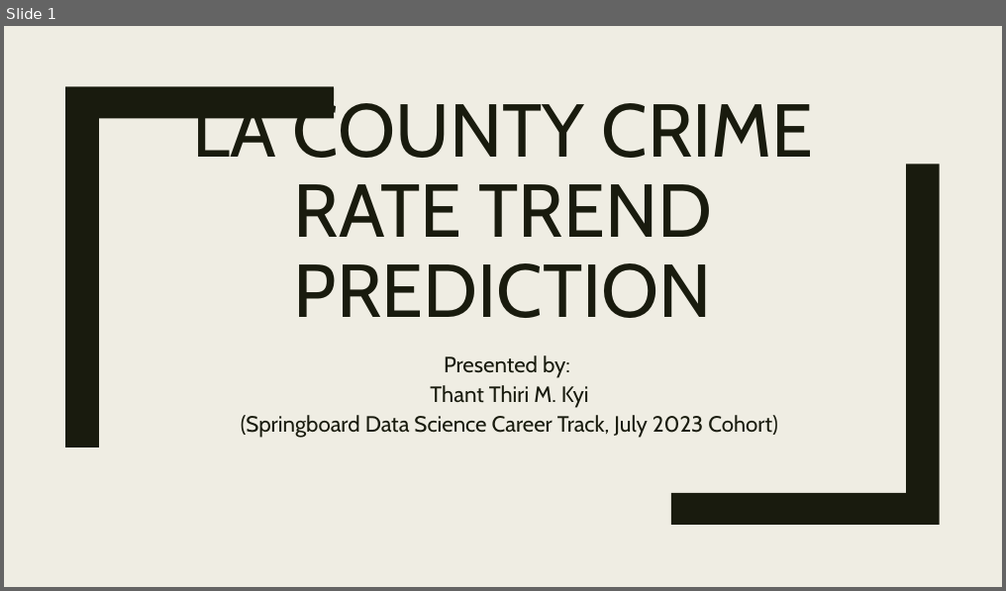
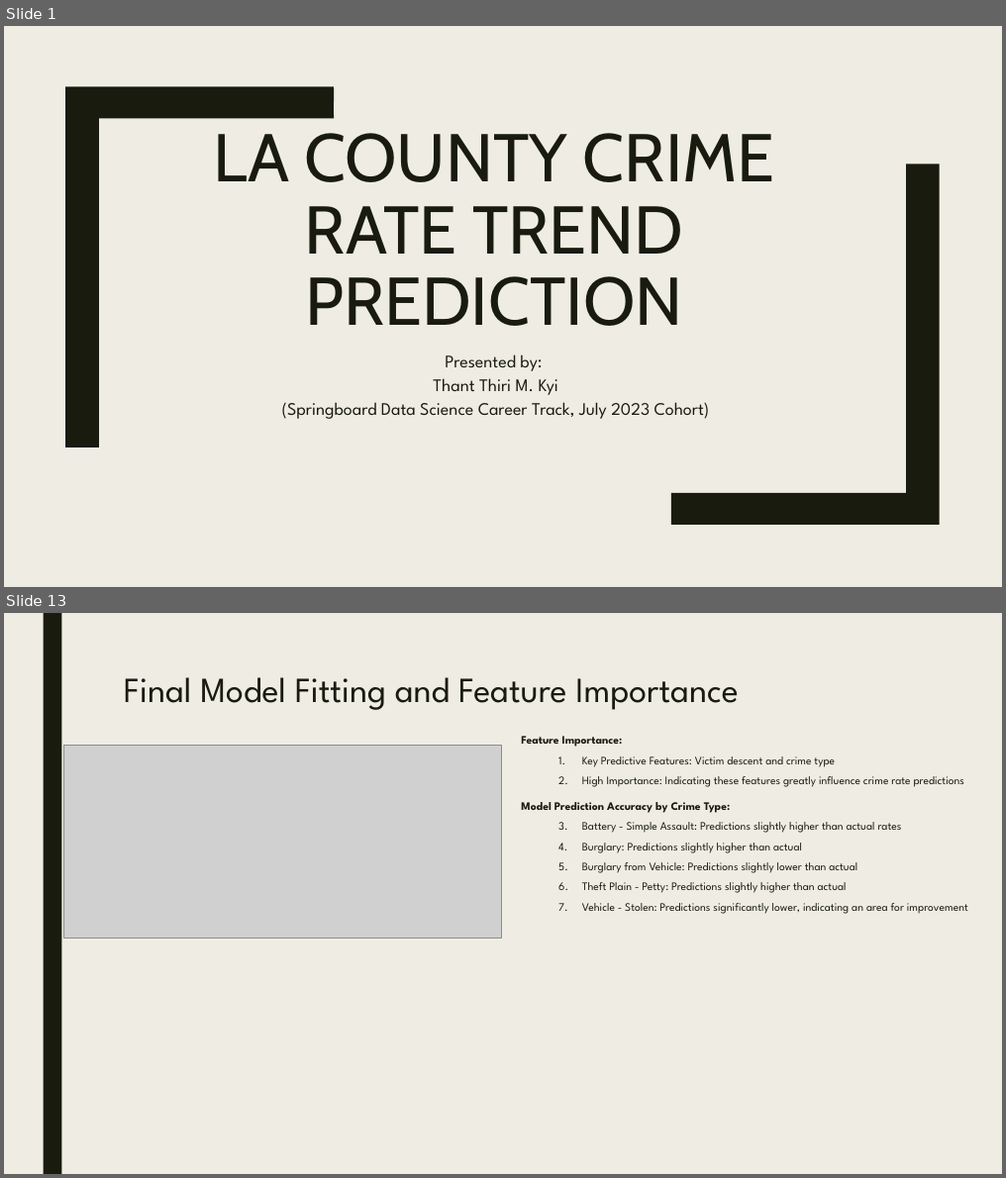
Before and after one commit to thikyi/DataScienceCapstoneTwo, a slide deck: reports/ProjectPresentation_v1.0.pptx. Shown one above the other, each under a label of ours: slide 1 before the commit, slides 1 and 13 after it; the slides between them are not shown. The pictures are 1006x591 and 1006x1178 pixels, drawn with LibreOffice and Linux fonts; fonts in the diff are those of the drawing; grey boxes stand for pictures. Boxes give left, top, right and bottom in pixels: in the first picture for what was removed or moved away, otherwise in the second. Text is boxed around its words. In the diff, an @@ line names an element or a change of style, - is before the commit and + after.

```diff
--- a/reports/ProjectPresentation_v1.0.pptx
+++ b/reports/ProjectPresentation_v1.0.pptx
@@ slide 13 added at <box>4,613,1002,1174</box>, background #EFEDE3 @@
@@ rectangle added at <box>43,613,61,1174</box>, fill #191B0E @@
@@ title added at <box>124,677,738,710</box>, 34 pt, text #191B0E @@
+Final Model Fitting and Feature Importance
@@ picture added at <box>63,745,502,939</box> @@
@@ text added at <box>521,736,968,914</box>, 11 pt, text #191B0E @@
+Feature Importance:
+  1. Key Predictive Features: Victim descent and crime type
+  2. High Importance: Indicating these features greatly influence crime rate predictions
+Model Prediction Accuracy by Crime Type:
+  1. Battery - Simple Assault: Predictions slightly higher than actual rates
+  2. Burglary: Predictions slightly higher than actual
+  3. Burglary from Vehicle: Predictions slightly lower than actual
+  4. Theft Plain - Petty: Predictions slightly higher than actual
+  5. Vehicle - Stolen: Predictions significantly lower, indicating an area for improvement
@@ slide 1 changed as well @@
@@ title "LA COUNTY CRIME RATE TREND ...": place and size @@
-title "LA COUNTY CRIME RATE TREND ..." at <box>192,94,814,318</box>
+title "LA COUNTY CRIME RATE TREND ..." at <box>214,133,774,326</box>
@@ title "LA COUNTY CRIME RATE TREND ..." at <box>214,133,774,326</box>: size 72 to 65 pt @@
@@ subtitle "Presented by:": place and size @@
-subtitle "Presented by:" at <box>241,356,778,438</box>
+subtitle "Presented by:" at <box>282,355,710,419</box>
@@ subtitle "Presented by:" at <box>282,355,710,419</box>: size 21.3 to 17 pt, font Cabin to League Spartan @@
```
Also in this commit, not shown: 14 other slides added, 11 slides removed, 2 other files.
